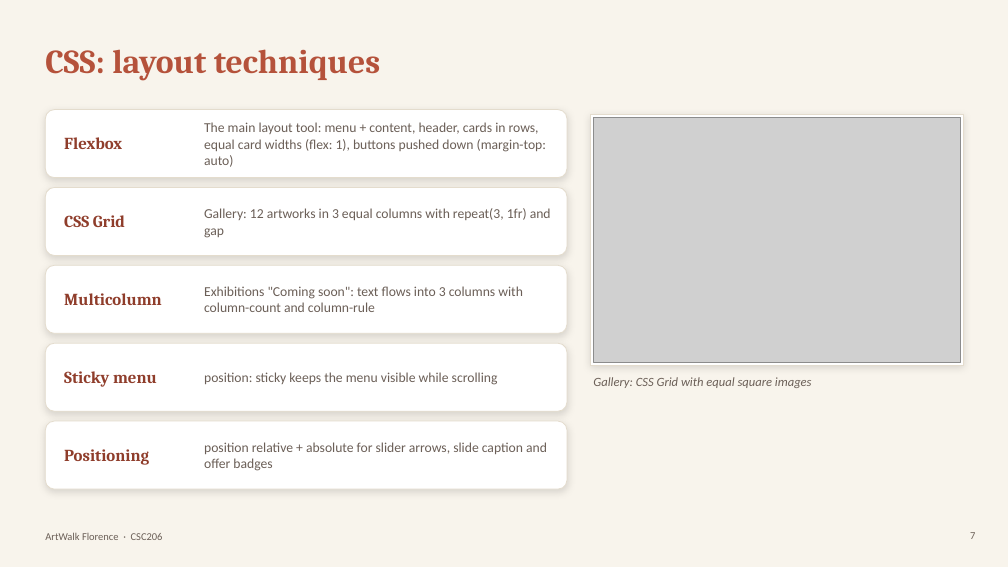
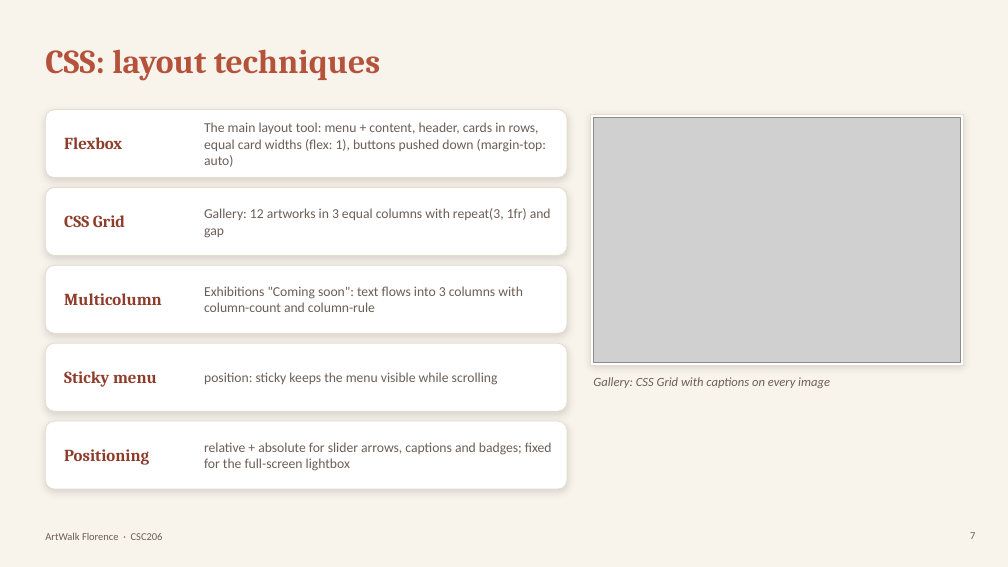
Before and after one commit to Kntouanoglou/Claude, a slide deck: slide 7 of artwalk-florence/presentation/ArtWalk-Florence-Presentation.pptx. Drawn at 1008x567 pixels with LibreOffice and Linux fonts; fonts in the diff are those of the drawing; grey boxes stand for pictures. Boxes give left, top, right and bottom in pixels: in the first picture for what was removed or moved away, otherwise in the second. Text is boxed around its words. In the diff, an @@ line names an element or a change of style, - is before the commit and + after.

```diff
--- a/artwalk-florence/presentation/ArtWalk-Florence-Presentation.pptx
+++ b/artwalk-florence/presentation/ArtWalk-Florence-Presentation.pptx
@@ text at (593,377,830,388): text changed @@
-Gallery: CSS Grid with equal square images
+Gallery: CSS Grid with captions on every image
@@ text at (204,442,552,471): text changed @@
-position relative + absolute for slider arrows, slide caption and offer badges
+relative + absolute for slider arrows, captions and badges; fixed for the full-screen lightbox
```
Also in this commit, not shown: 5 other slides changed.
